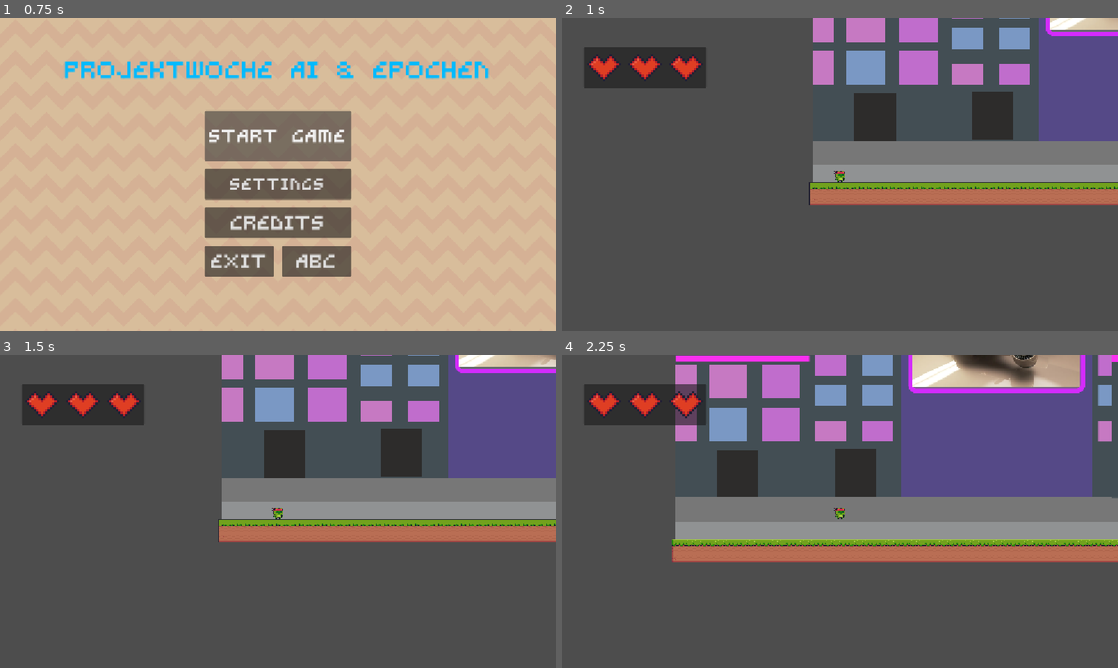
Above: before the commit, frames 1-4 (two rows, left to right).
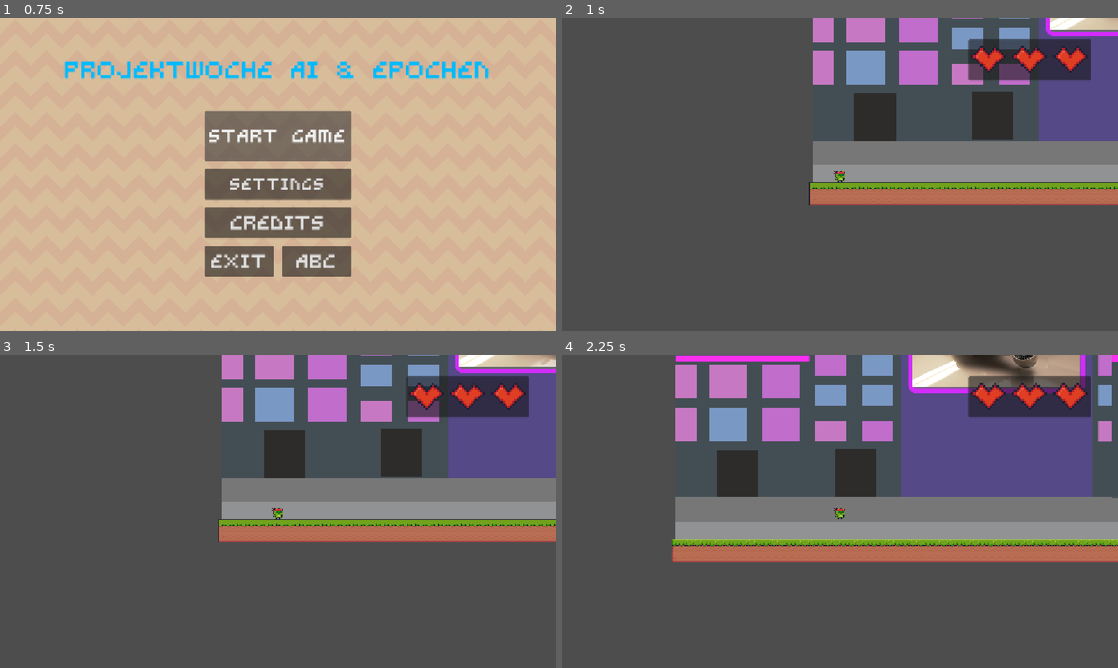
Above: after the commit, the same moments.

Repository: tghts/Projektwoche-Spieleentwicklung
Game: Godot game, scene res://Scene/main_menu.tscn
Same seed, same stepped clock (60 frames per second), same inputs: the game is played once before the commit and once after it.
Inputs:
- Up to frame 1 (0.75 s): click "Start Game" at 0.5 s
- Up to frame 2 (1 s): no input
- Up to frame 3 (1.5 s): tap Enter at 1.25 s; hold Right (right) from 1.28 s (still down)
- Up to frame 4 (2.25 s): keep holding Right (right); tap Space (jump) at 1.52 s

Frame 1 is identical in both runs. In frame 2, 5.8% of the frame differs, in the area x 4-96%, y 6-23%; in frame 3, 5.7%; in frame 4, 5.8%.

Commit message:
something

Diff:
--- a/Scene/in_game_ui.tscn
+++ b/Scene/in_game_ui.tscn
@@ -6,14 +6,15 @@
 
 [node name="Panel" type="Panel" parent="." unique_id=773247067]
 anchors_preset = -1
-anchor_left = 0.039
+anchor_left = 0.731
 anchor_top = 0.093
-anchor_right = 0.26000002
-anchor_bottom = 0.224
-offset_left = 0.071998596
-offset_top = -0.26399994
-offset_right = -0.52001953
-offset_bottom = -0.15200806
+anchor_right = 0.95100003
+anchor_bottom = 0.19900002
+offset_left = -0.11199951
+offset_top = -16.264
+offset_right = 0.44799805
+offset_bottom = 0.04798889
+metadata/_edit_group_ = true
 
 [node name="HBoxContainer" type="HBoxContainer" parent="Panel" unique_id=1972383159]
 texture_filter = 1
--- a/Scene/level_1.tscn
+++ b/Scene/level_1.tscn
@@ -273,4 +273,4 @@
 
 [node name="Camera2D" type="Camera2D" parent="Character" unique_id=1093177048]
 
-[node name="InGameUI" parent="Character/Camera2D" unique_id=1082638675 instance=ExtResource("4_6544n")]
+[node name="InGameUI" parent="." unique_id=1082638675 instance=ExtResource("4_6544n")]
